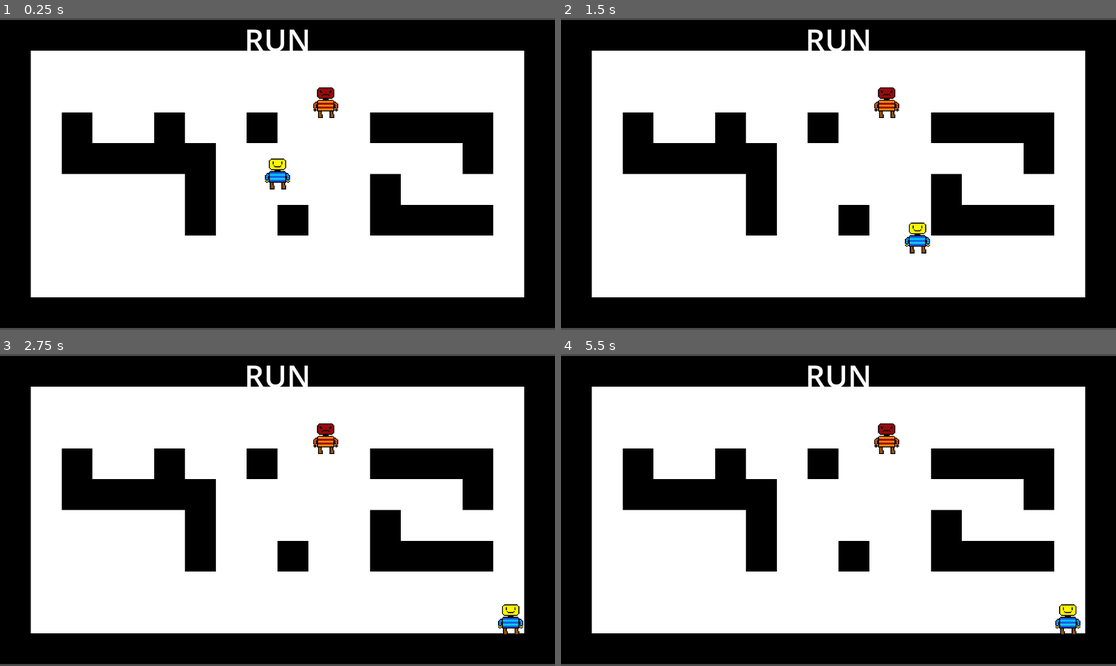
Above: before the commit, frames 1-4 (two rows, left to right).
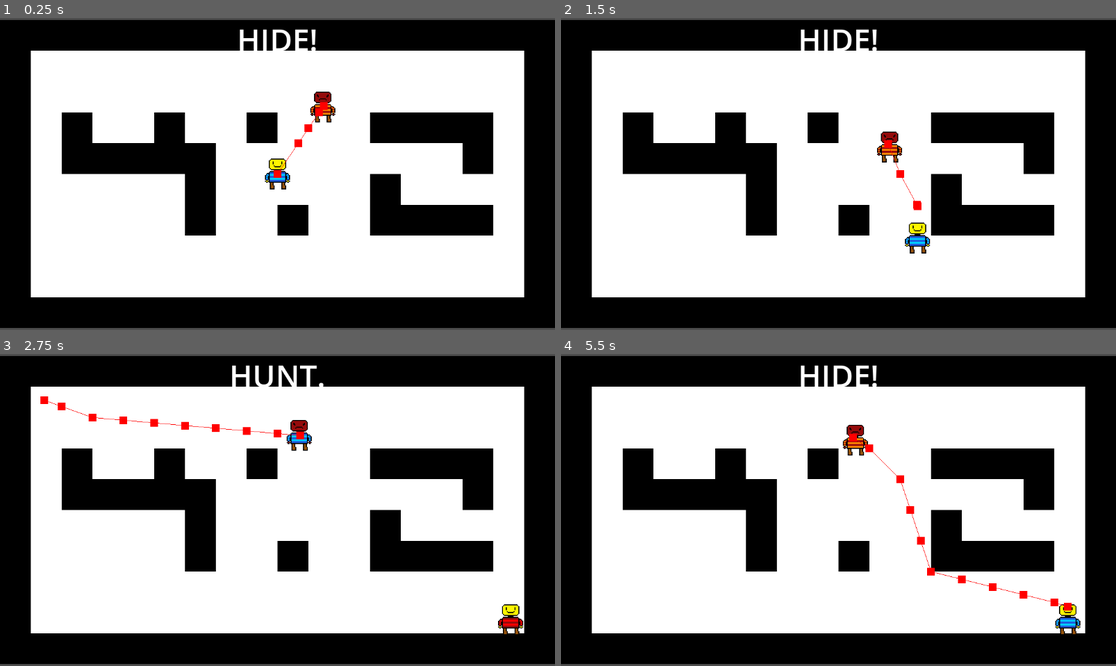
Above: after the commit, the same moments.

Repository: LegoMaster7001/fargo-game-jam-2025
Game: Godot game, scene res://Scenes/Game.tscn
Two runs of this game, one before a commit and one after it. Both use one fixed random seed, a clock stepped at 60 frames per second and the inputs below.
Inputs:
- Up to frame 1 (0.25 s): no input
- Up to frame 2 (1.5 s): hold Right (ui_right) 0.53-1.28 s; hold Space (call_groundies) 0.53-1.28 s; hold Down (ui_down) from 1.28 s (still down); tap E at 1.35 s
- Up to frame 3 (2.75 s): release Down (ui_down) at 2.03 s; hold Right (ui_right) from 2.03 s (still down); hold Space (call_groundies) from 2.03 s (still down)
- Up to frame 4 (5.5 s): release Right (ui_right) at 2.78 s; release Space (call_groundies) at 2.78 s; hold Up (ui_up) 2.78-3.53 s; tap E at 2.85, 4.35 s; hold Space (call_groundies) 3.53-4.28 s; hold Left (ui_left) 3.53-5.03 s; tap F (debug_flip_role) at 4.15 s; hold Down (ui_down) from 5.03 s (still down); hold Space (call_groundies) from 5.03 s (still down)

The runs differ from the first frame. In frame 1, 1.2% of the frame differs, in the area x 43-61%, y 3-52%; in frame 2, 1.4%; in frame 3, 1.7%; in frame 4, 1.8%, in the area x 43-92%, y 3-83%.
Error before the commit: Parse Error: Identifier "hunted" not declared in the current scope. (res://Scripts/enemy.gd:15)

Commit message:
refactor to use global.hunted

Diff:
--- a/Scenes/Game.tscn
+++ b/Scenes/Game.tscn
@@ -57,5 +57,4 @@
 
 [node name="CanvasLayer" type="CanvasLayer" parent="."]
 
-[node name="HUD" parent="CanvasLayer" node_paths=PackedStringArray("enemy") instance=ExtResource("5_b2bpf")]
-enemy = NodePath("../../Enemy")
+[node name="HUD" parent="CanvasLayer" instance=ExtResource("5_b2bpf")]
--- a/Scripts/Global.gd
+++ b/Scripts/Global.gd
@@ -1,3 +1,9 @@
 extends Node2D
 
+signal role_changed(hunted: bool)
+
 var hunted = false
+
+# "alias" for !hunted
+var hunting: bool :
+	get(): return !hunted
--- a/Scripts/enemy.gd
+++ b/Scripts/enemy.gd
@@ -3,16 +3,12 @@
 
 const speed = 20
 
-signal role_changed(hunted: bool)
 
 @export var player: Node2D
 @export var role_flip_timer: Timer
 @onready var nav_agent := $NavigationAgent2D as NavigationAgent2D
 @onready var initial_pos := global_position
 
-
-var hunting: bool :
-	get(): return !hunted
 
 func _physics_process(delta: float) -> void:
 	var dir = to_local(nav_agent.get_next_path_position()).normalized()
@@ -28,8 +24,8 @@
 
 func flip_role():
 	Global.hunted = !Global.hunted
+	Global.role_changed.emit(Global.hunted)
 	makepath()
-	role_changed.emit(hunted)
 
 func _on_timer_timeout():
 	makepath()
@@ -38,7 +34,7 @@
 	flip_role()
 
 func _on_hunt_area_body_exited(body: Node2D) -> void:
-	if not hunting:
+	if not Global.hunted:
 		return
 	# the player has escaped, so now we become hunted
 	print("{0} escaped".format([body.name]))
--- a/Scripts/hud.gd
+++ b/Scripts/hud.gd
@@ -2,11 +2,10 @@
 extends Control
 
 @export var role_label: Label
-@export var enemy: Enemy
 
 func _ready() -> void:
-	_on_role_changed(enemy.hunted)
-	enemy.role_changed.connect(_on_role_changed)
+	_on_role_changed(Global.hunted)
+	Global.role_changed.connect(_on_role_changed)
 
 func _on_role_changed(hunted: bool) -> void:
 	# note this is the enemy's role
Not shown: 1 places in Scenes/Game.tscn that only renumber resources
